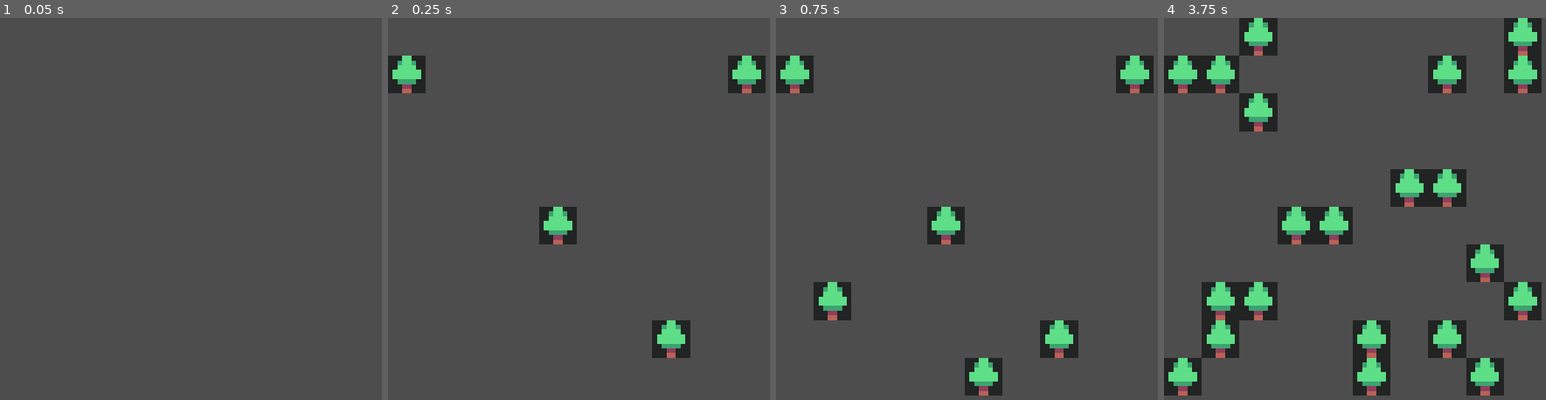
Above: before the commit, frames 1-4 (left to right).
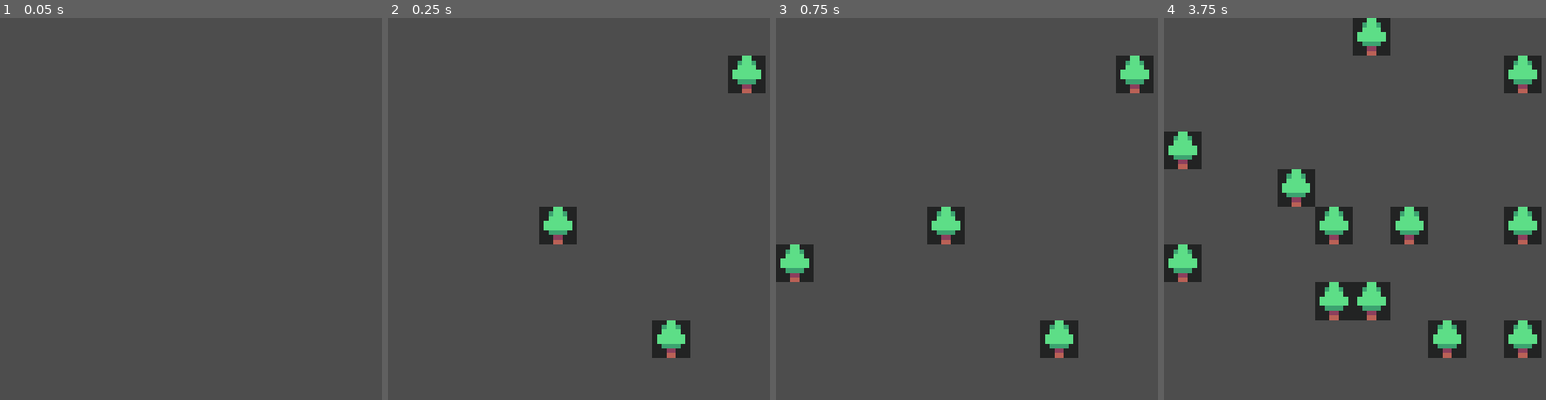
Above: after the commit, the same moments.

Repository: alexanderono7/forest-fires-godot
Game: Godot game, scene res://main.tscn
The game is run twice, just before and just after one commit, with the same random seed, the same clock (stepped at 60 frames per second) and the same inputs. The project has no main scene, so this scene is started directly.
Inputs:
- Up to frame 1 (0.05 s): no input
- Up to frame 2 (0.25 s): no input
- Up to frame 3 (0.75 s): no input
- Up to frame 4 (3.75 s): tap Enter at 2.75 s

Frame 1 is identical in both runs. In frame 2, 1.0% of the frame differs, in the area x 0-10%, y 9-20%; in frame 3, 3.9%; in frame 4, 26%, in the area x 0-99%, y 0-99%.

Commit message:
sound fx kinda working

Diff:
--- a/main.gd
+++ b/main.gd
@@ -7,6 +7,9 @@
 
 func checkValid(x, y, width, height):
 	pass
+
+func playAudio():
+	self.get_child(1).play()
 
 # given (x,y) coordinates of the world grid, get tile name as string
 func getTileType(x, y):
@@ -25,11 +28,14 @@
 		return false
 
 func setCell(i : int, j : int, mytype : String):
+	var thread: Thread
 	match mytype:
 		"fire":
 			tilemap().set_cell(Vector2(i,j),0,Vector2(8,8),0)
 		"tree":
 			tilemap().set_cell(Vector2(i,j),0,Vector2(5,5),0)
+			thread = Thread.new()
+			playAudio()
 		"empty":
 			tilemap().erase_cell(Vector2(i,j))
 		_:
@@ -57,7 +63,7 @@
 				"tree":
 					pass
 				"empty":
-					if getRandBool(0.001):
+					if getRandBool(0.0005):
 						setCell(i,j,"tree")
 	#print(tilemap().get_cell_tile_data(Vector2(3,3)).get_custom_data("forest_fire_dl")) # get name of tile at given coords of the actual "game grid"
 
--- a/main.tscn
+++ b/main.tscn
@@ -3,6 +3,7 @@
 [ext_resource type="Script" uid="uid://c0y8umntp5alb" path="res://main.gd" id="1_h2yge"]
 [ext_resource type="Texture2D" uid="uid://dhwa3vyvscme2" path="res://colored_tilemap.png" id="1_ig7tw"]
 [ext_resource type="Script" uid="uid://xxe3ki7sfmmx" path="res://tile_map_layer.gd" id="2_0xm2m"]
+[ext_resource type="AudioStream" uid="uid://tvnbp0mmqtm8" path="res://wood.wav" id="4_1bvp3"]
 
 [sub_resource type="TileSetAtlasSource" id="TileSetAtlasSource_0xm2m"]
 resource_name = "default tiles"
@@ -185,3 +186,6 @@
 [node name="TileMapLayer" type="TileMapLayer" parent="." unique_id=1301626593]
 tile_set = SubResource("TileSet_h2yge")
 script = ExtResource("2_0xm2m")
+
+[node name="AudioStreamPlayer" type="AudioStreamPlayer" parent="." unique_id=1699505814]
+stream = ExtResource("4_1bvp3")
